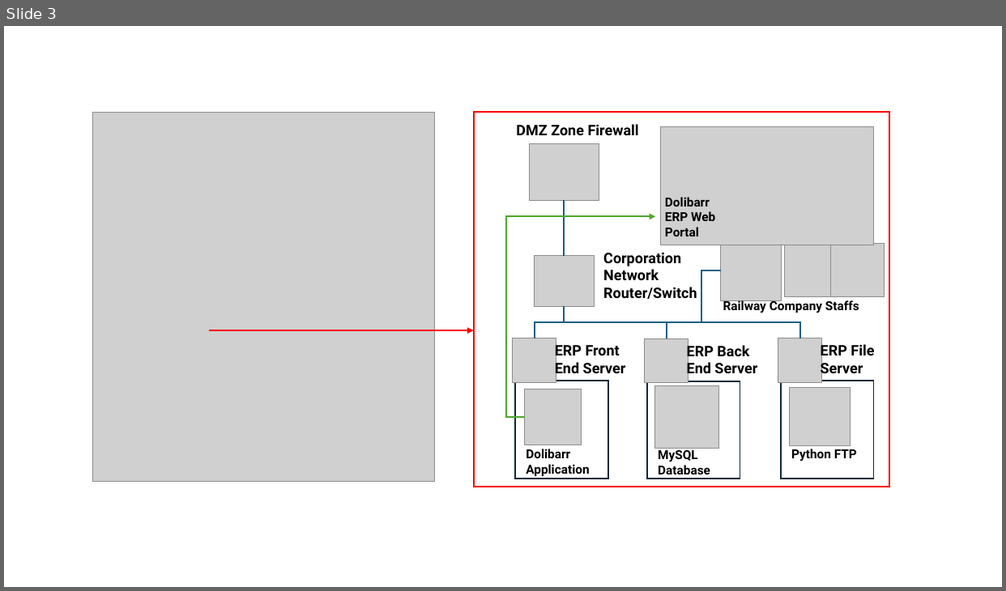
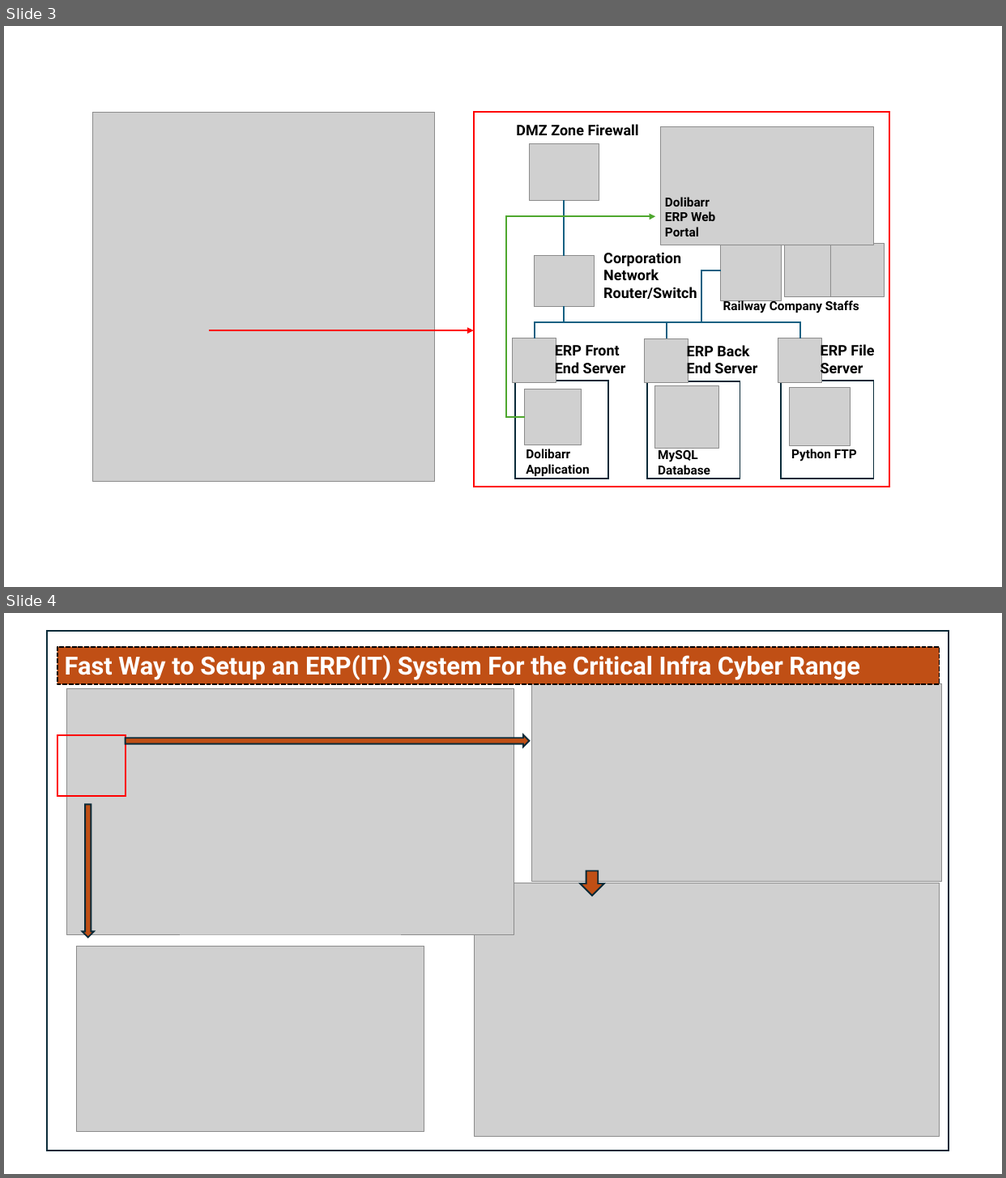
Before and after one commit to LiuYuancheng/Land_Based_Railway_Simulation_Cyber_Range_Document, a slide deck: 3_Articles_Doc/1_Fast_Setup_IT_System/img/DesignDoc.pptx. Shown one above the other, each under a label of ours: slide 3 before the commit, slides 3 and 4 after it. The pictures are 1006x591 and 1006x1178 pixels, drawn with LibreOffice and Linux fonts; fonts in the diff are those of the drawing; grey boxes stand for pictures. Boxes give left, top, right and bottom in pixels: in the first picture for what was removed or moved away, otherwise in the second. Text is boxed around its words. In the diff, an @@ line names an element or a change of style, - is before the commit and + after.

```diff
--- a/3_Articles_Doc/1_Fast_Setup_IT_System/img/DesignDoc.pptx
+++ b/3_Articles_Doc/1_Fast_Setup_IT_System/img/DesignDoc.pptx
@@ slide 4 added at [4,613,1002,1174], background #FFFFFF @@
@@ rectangle added at [47,631,948,1152], outline #092A39 1.5 pt @@
@@ rectangle added at [57,647,940,684], fill #C04F15, outline #000000 1.5 pt dashed, 24 pt, text #FFFFFF, bold @@
+Fast Way to Setup an ERP(IT) System For the Critical Infra Cyber Range
@@ picture added at [532,684,942,882] @@
@@ picture added at [67,688,513,934] @@
@@ rectangle added at [57,735,126,796], outline #FF0000 1.5 pt @@
@@ right arrow added at [126,735,530,747], fill #C04F15, outline #092A39 1.5 pt @@
@@ down arrow added at [83,805,95,938], fill #C04F15, outline #092A39 1.5 pt @@
@@ down arrow added at [581,871,604,896], fill #C04F15, outline #092A39 1.5 pt @@
@@ picture added at [474,884,939,1137] @@
@@ picture added at [77,946,424,1131] @@
```
Also in this commit, not shown: 3 other files.
